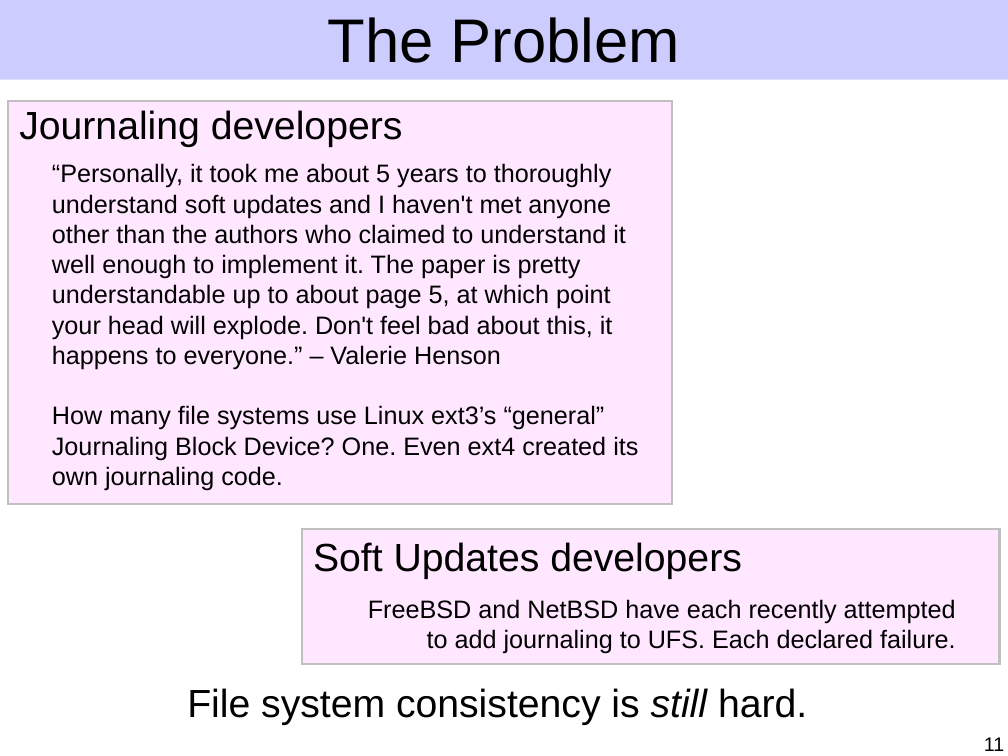
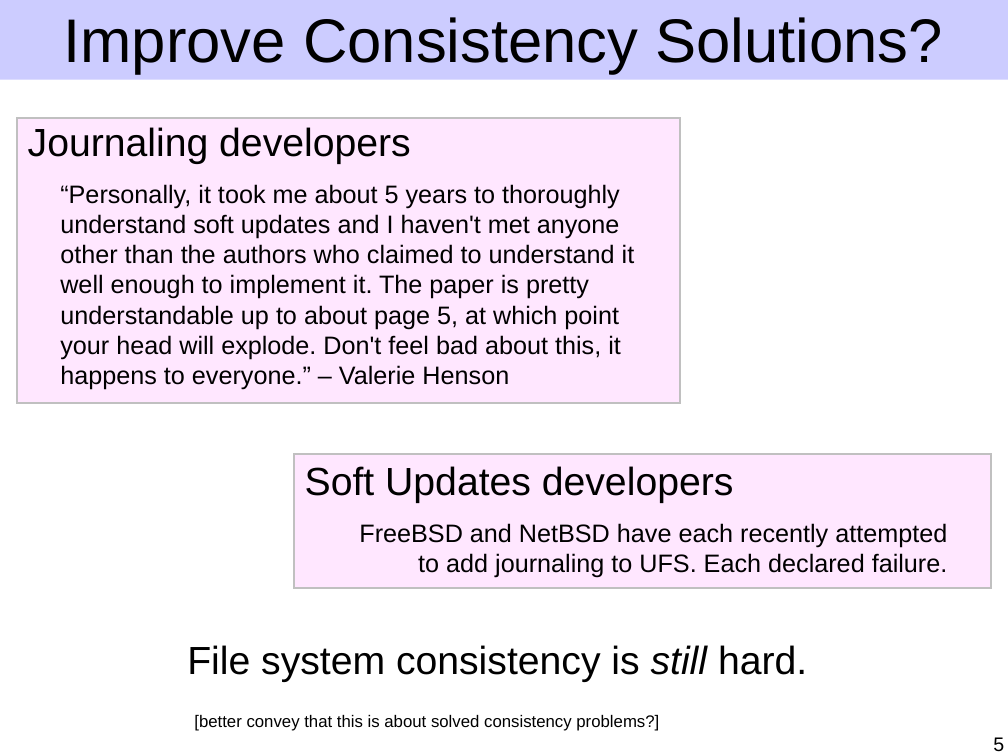
Before and after one commit to ucla-readable/fstitch-doc, a slide deck: slide 5 of sosp/pres.ppt (slide 11 before the commit). Drawn at 1008x756 pixels with LibreOffice and Linux fonts; fonts in the diff are those of the drawing. Boxes give left, top, right and bottom in pixels: in the first picture for what was removed or moved away, otherwise in the second. Text is boxed around its words. In the diff, an @@ line names an element or a change of style, - is before the commit and + after.

```diff
--- a/sosp/pres.ppt
+++ b/sosp/pres.ppt
@@ title at (64,17,944,74): text changed @@
-The Problem
+Improve Consistency Solutions?
@@ rectangle: place and size @@
-rectangle at (8,101,671,504)
+rectangle at (17,118,680,403)
@@ text "Journaling developers": place and size @@
-text "Journaling developers" at (19,110,403,147)
+text "Journaling developers" at (28,127,411,164)
@@ text "“Personally, it took me about ...": place and size @@
-text "“Personally, it took me about ..." at (52,163,638,491)
+text "“Personally, it took me about ..." at (60,184,635,390)
@@ text at (52,405,638,491): paragraph removed @@
-How many file systems use Linux ext3’s “general” Journaling Block Device? One. Even ext4 created its own journaling code.
@@ 2 texts, 1 rectangle: place and size @@
-2 texts, 1 rectangle at (302,529,1000,663)
+2 texts, 1 rectangle at (294,454,992,588)
@@ text "File system consistency is still ...": place and size @@
-text "File system consistency is still ..." at (187,688,807,725)
+text "File system consistency is still ..." at (187,645,807,682)
@@ text added at (194,715,659,731), 12 pt, text #000000 @@
+[better convey that this is about solved consistency problems?]
@@ page number at (993,737,1004,752): text changed @@
-11
+5
```
Also in this commit, not shown: 4 other slides changed, 5 slides added, 12 slides removed.
